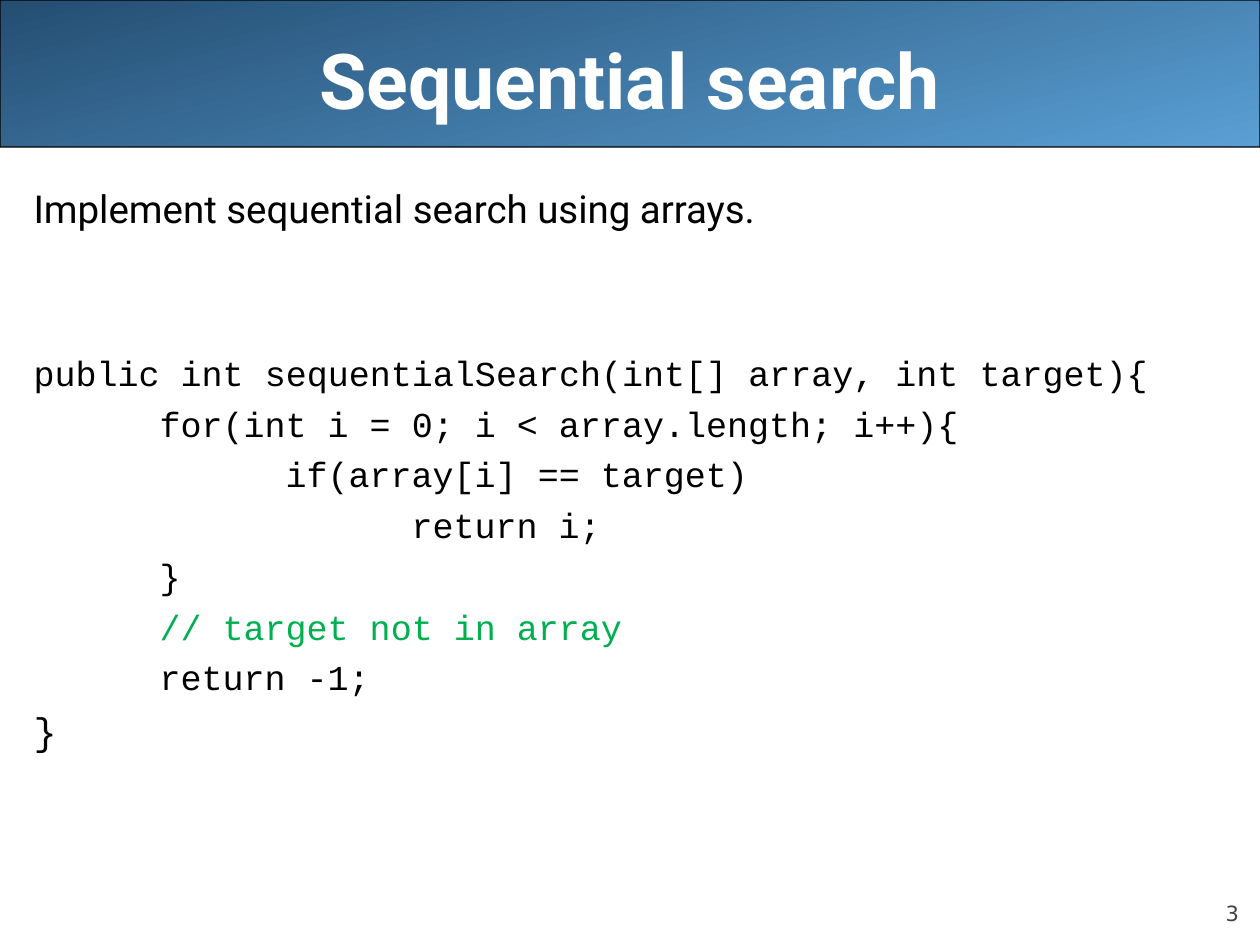
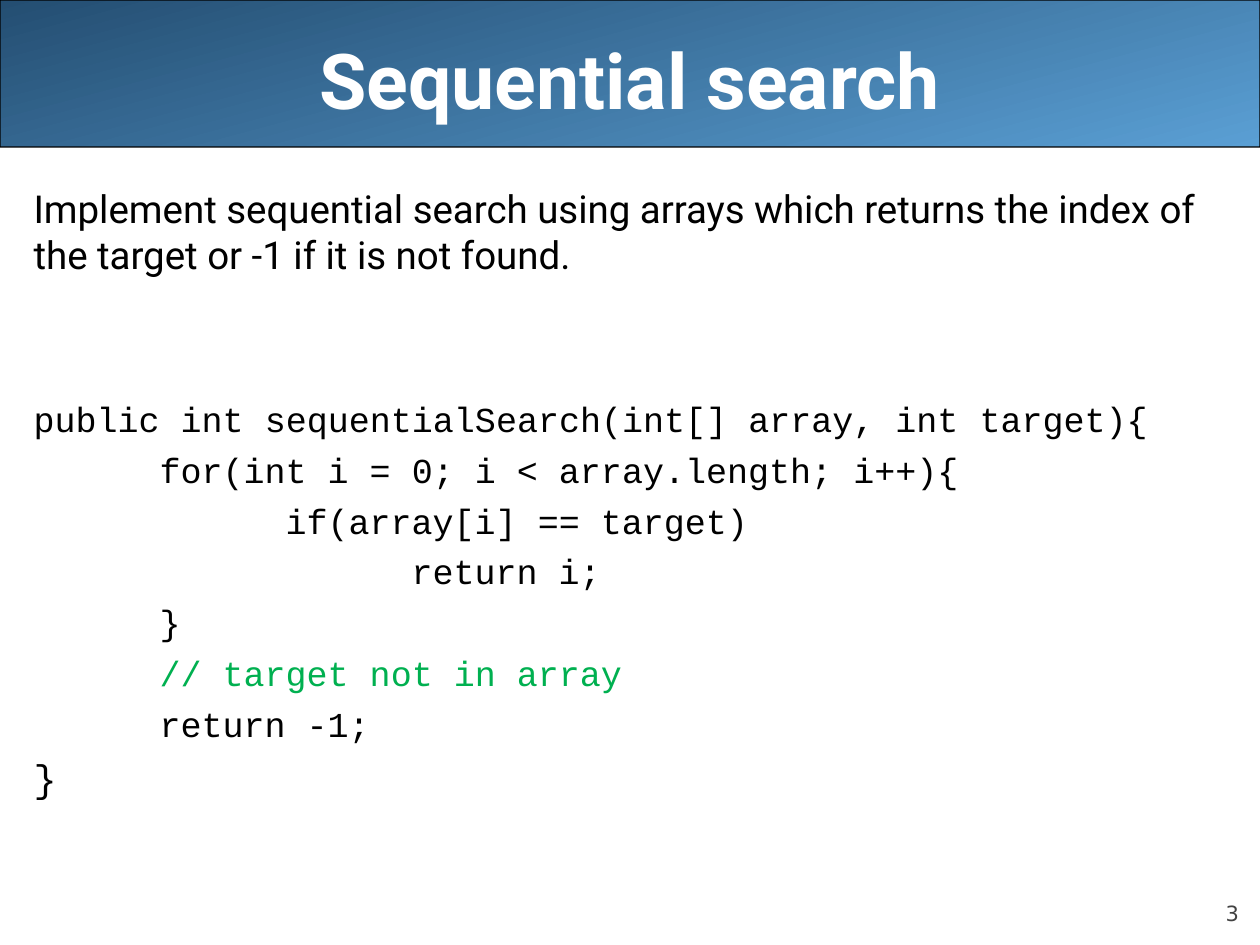
Before and after one commit to LongBaoNguyen/longbaonguyen.github.io, a slide deck: slide 3 of courses/apcsa/lecture19.ppt. Drawn at 1260x945 pixels with LibreOffice and Linux fonts; fonts in the diff are those of the drawing. Boxes give left, top, right and bottom in pixels: in the first picture for what was removed or moved away, otherwise in the second. Text is boxed around its words. In the diff, an @@ line names an element or a change of style, - is before the commit and + after.

```diff
--- a/courses/apcsa/lecture19.ppt
+++ b/courses/apcsa/lecture19.ppt
@@ text at <box>34,193,1195,277</box>: text changed @@
-Implement sequential search using arrays.
+Implement sequential search using arrays which returns the index of the target or -1 if it is not found.
```
Also in this commit, not shown: 11 other slides changed, 1 slide added, 1 slide removed, 7 other files.
